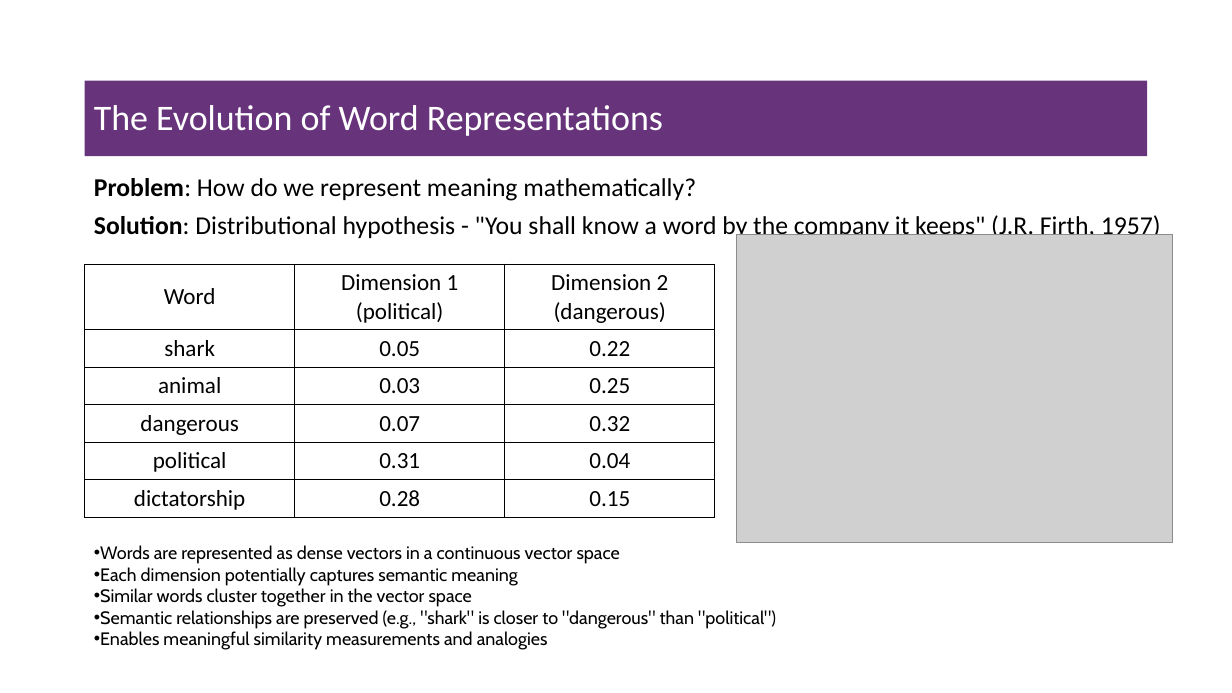
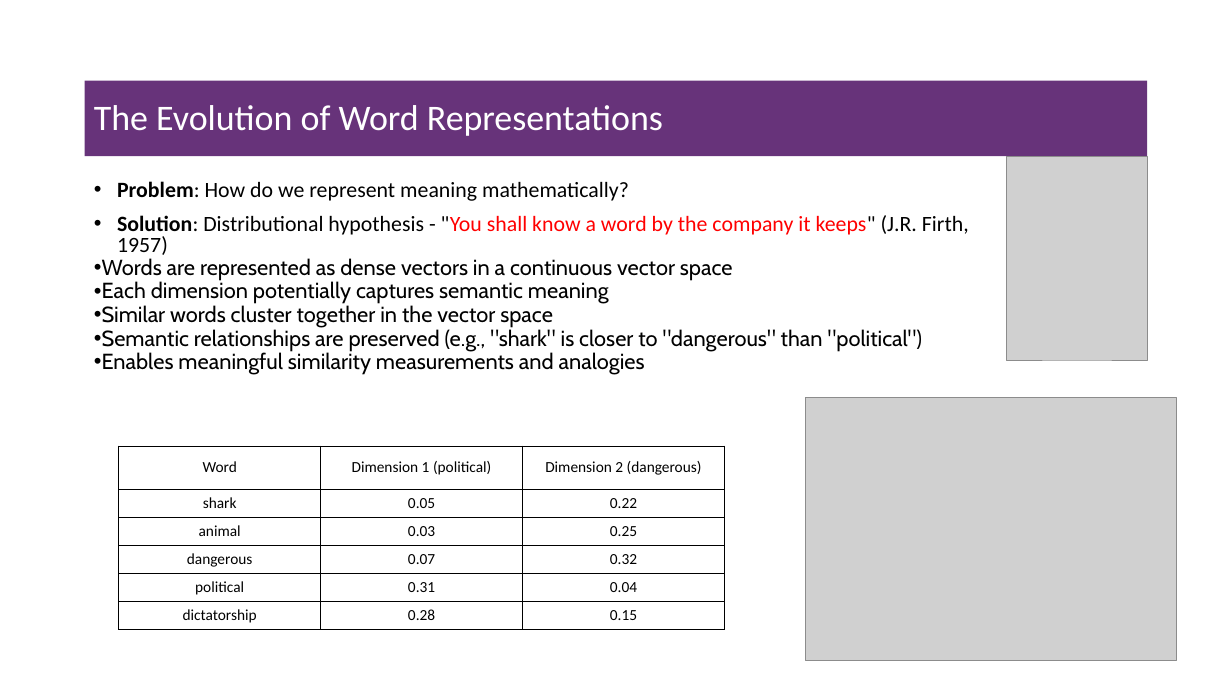
Before and after one commit to msfasha/307307-BI-Methods, a slide deck: slide 28 of 20242-NLP-LLM/lecture notes/Part 2 - Introduction to Large Language Models/Part 2 - Introduction to Large Language Models.pptx (slide 26 before the commit). Drawn at 1232x693 pixels with LibreOffice and Linux fonts; fonts in the diff are those of the drawing; grey boxes stand for pictures; background and template pictures are left out. Boxes give left, top, right and bottom in pixels: in the first picture for what was removed or moved away, otherwise in the second. Text is boxed around its words. In the diff, an @@ line names an element or a change of style, - is before the commit and + after.

```diff
--- a/20242-NLP-LLM/lecture notes/Part 2 - Introduction to Large Language Models/Part 2 - Introduction to Large Language Models.pptx
+++ b/20242-NLP-LLM/lecture notes/Part 2 - Introduction to Large Language Models/Part 2 - Introduction to Large Language Models.pptx
@@ picture added at [1006,156,1147,360] @@
@@ text at [117,181,969,259]: size 20 to 17 pt in "Problem: How do we represent meaning mathematically?", "Solution: Distributional hypothesis - "You shall know ..."; text colour #000000 to #FF0000 in ""You shall know a word by the ..."; bullet none to • @@
@@ text at [102,258,923,375]: paragraphs added @@
+• Words are represented as dense vectors in a continuous vector space
+• Each dimension potentially captures semantic meaning
+• Similar words cluster together in the vector space
+• Semantic relationships are preserved (e.g., "shark" is closer to "dangerous" than "political")
+• Enables meaningful similarity measurements and analogies
@@ picture: place and size @@
-picture at [737,235,1173,543]
+picture at [805,398,1177,661]
@@ table at [119,446,726,628] @@
@@ size 18 to 12 pt @@
@@ table: place and size @@
-table at [85,264,714,514]
+table at [119,446,726,628]
@@ text removed at [100,545,776,650] @@
-• Words are represented as dense vectors in a continuous vector space
-• Each dimension potentially captures semantic meaning
-• Similar words cluster together in the vector space
-• Semantic relationships are preserved (e.g., "shark" is closer to "dangerous" than "political")
-• Enables meaningful similarity measurements and analogies
```
Also in this commit, not shown: 2 other slides changed, 2 slides added, 2 other files.
